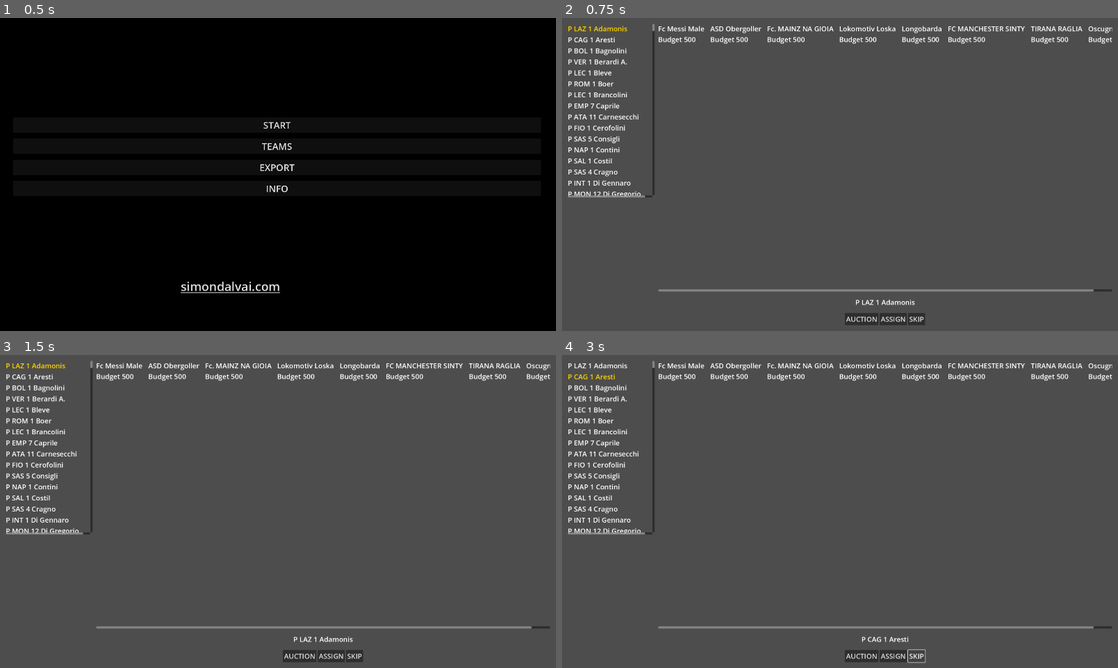
Above: before the commit, frames 1-4 (two rows, left to right).
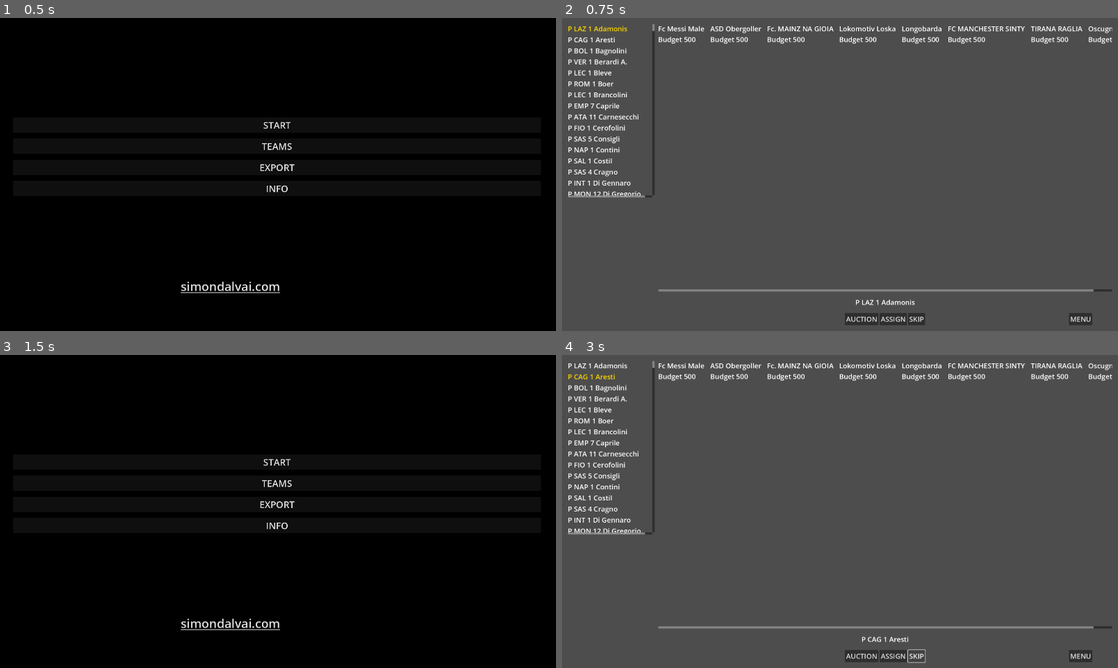
Above: after the commit, the same moments.

Repository: dulvui/condor
Game: Godot game, scene res://src/menu/Menu.tscn
Same seed, same stepped clock (60 frames per second), same inputs: the game is played once before the commit and once after it. Sound files missing from this copy of the repository are replaced by a short silence.
Inputs (mouse positions are in pixels of both pictures, inside the frame that each line leads up to):
- Up to frame 1 (0.5 s): no input
- Up to frame 2 (0.75 s): click "START" at 0.5 s
- Up to frame 3 (1.5 s): click (517, 655) at 1.25 s, where only the run after the commit has a clickable "MENU"
- Up to frame 4 (3 s): click (840, 461) at 2 s, where only the run after the commit has a clickable "START"; click "SKIP" at 2.75 s

Frame 1 is identical in both runs. In frame 2, 0.1% of the frame differs, in the area x 91-96%, y 94-98%; in frame 3, 100%, in the area x 0-100%, y 0-100%; in frame 4, 0.1%.

Commit message:
main: add menu button

Diff:
--- a/app/src/main/Main.gd
+++ b/app/src/main/Main.gd
@@ -44,3 +44,9 @@
 	history.set_up()
 	active_player = player_list.current_player()
 	player_label.text = player_list.player_to_string(active_player)
+
+
+
+
+func _on_menu_pressed() -> void:
+	get_tree().change_scene_to_file("res://src/menu/Menu.tscn")
--- a/app/src/main/Main.tscn
+++ b/app/src/main/Main.tscn
@@ -72,7 +72,20 @@
 [node name="AssignPlayer" parent="." instance=ExtResource("3_0h60k")]
 visible = false
 
+[node name="Menu" type="Button" parent="."]
+layout_mode = 2
+anchor_left = 0.912
+anchor_top = 0.943
+anchor_right = 0.954
+anchor_bottom = 0.981
+offset_left = -0.0401611
+offset_top = -0.440002
+offset_right = -0.680054
+offset_bottom = 0.519897
+text = "MENU"
+
 [connection signal="pressed" from="MarginContainer/HSplitContainer/VBoxContainer/HBoxContainer/Auction" to="." method="_on_auction_pressed"]
 [connection signal="pressed" from="MarginContainer/HSplitContainer/VBoxContainer/HBoxContainer/Assign" to="." method="_on_assign_pressed"]
 [connection signal="pressed" from="MarginContainer/HSplitContainer/VBoxContainer/HBoxContainer/Skip" to="." method="_on_button_pressed"]
 [connection signal="assigned" from="AssignPlayer" to="." method="_on_assign_player_assigned"]
+[connection signal="pressed" from="Menu" to="." method="_on_menu_pressed"]
